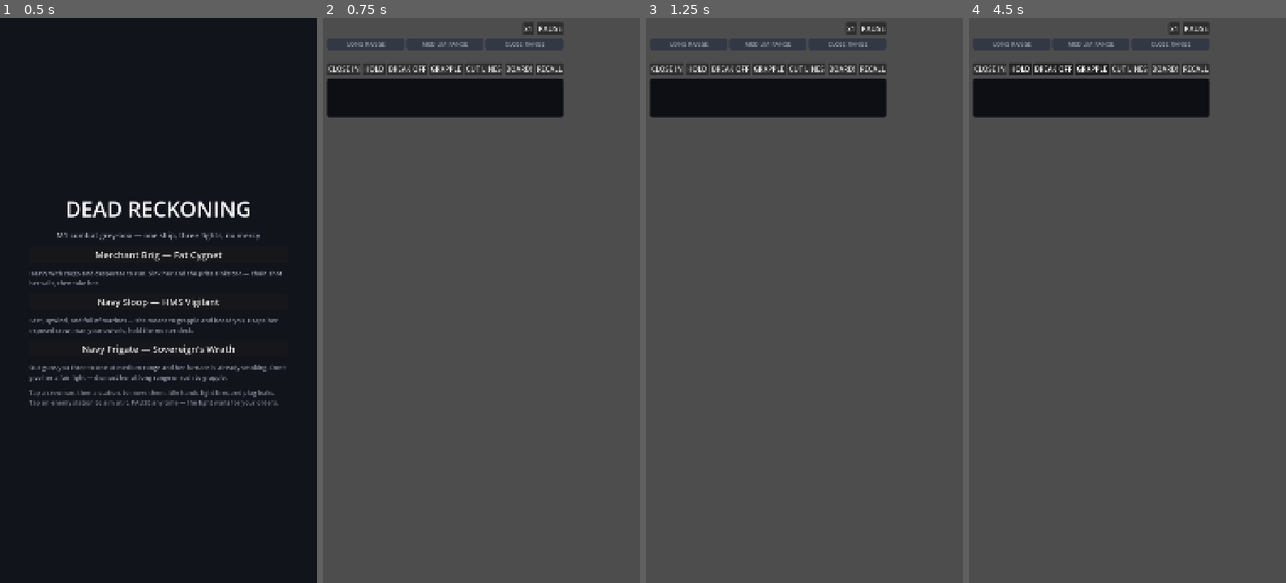
Above: before the commit, frames 1-4 (left to right).
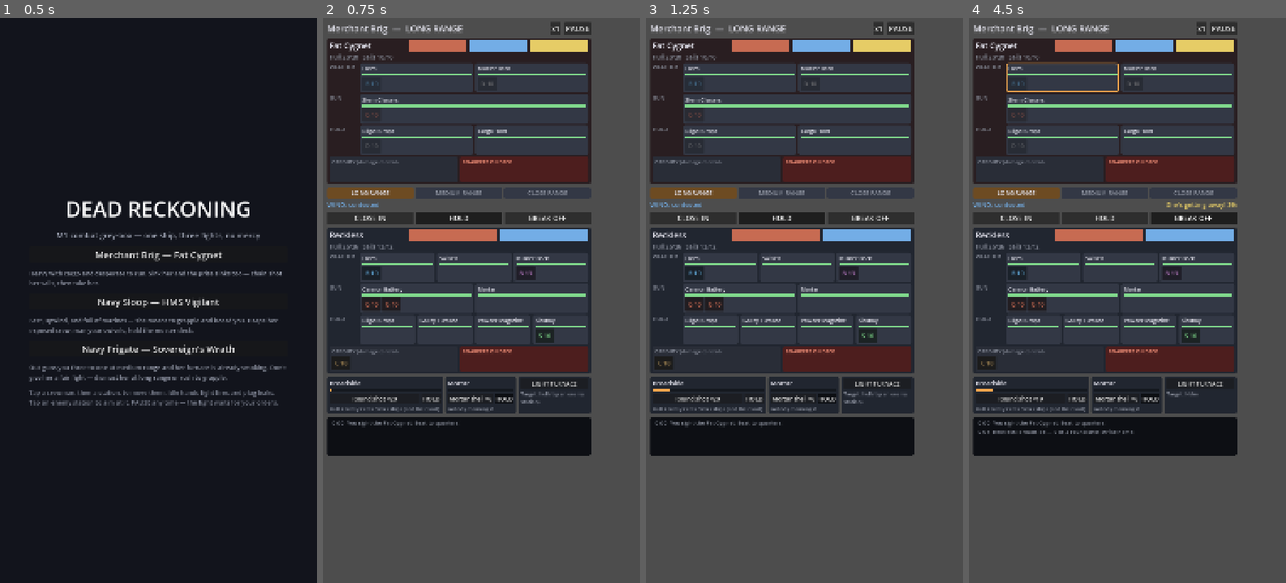
Above: after the commit, the same moments.

Repository: ziggyeye/spriteskit
Game: Godot game, scene res://src/Main.tscn
Two runs of this game, one before a commit and one after it. Both use one fixed random seed, a clock stepped at 60 frames per second and the inputs below.
Inputs (mouse positions are in pixels of both pictures, inside the frame that each line leads up to):
- Up to frame 1 (0.5 s): no input
- Up to frame 2 (0.75 s): click "Merchant Brig — Fat Cygnet" at 0.5 s
- Up to frame 3 (1.25 s): no input
- Up to frame 4 (4.5 s): click "x1" at 1.25 s; click "x2" at 2 s; click "HOLD" at 2.75 s; click "BREAK OFF" at 3.5 s; click (1092, 68) at 4.25 s, where only the run before the commit has a clickable "GRAPPLE"

Frame 1 is identical in both runs. In frame 2, 56% of the frame differs, in the area x 1-85%, y 0-78%; in frame 3, 56%; in frame 4, 56%.
Error before the commit: Parse Error: Cannot infer the type of "base" variable because the value doesn't have a set type. (res://src/battle_sim.gd:448)

Commit message:
Fix type-inference compile error in battle_sim
Indexing an untyped array literal returns Variant, so := could not infer
the accuracy base. Declare it as an explicit float. Renames base ->
base_acc to avoid shadowing.

Co-Authored-By: Claude Fable 5 <noreply@anthropic.com>
Claude-Session: https://claude.ai/code/session_01HBuRWAuEKqWJEqqKYPRP8c

Diff:
--- a/pirate-game/godot/src/battle_sim.gd
+++ b/pirate-game/godot/src/battle_sim.gd
@@ -445,8 +445,8 @@
 
 
 func _accuracy(shooter: Dictionary, target: Dictionary) -> float:
-	var base := [0.45, 0.65, 0.85, 0.9][band()]
-	var acc: float = base - evasion(target)
+	var base_acc: float = [0.45, 0.65, 0.85, 0.9][band()]
+	var acc: float = base_acc - evasion(target)
 	if gage_owner() == shooter["side"]:
 		acc += 0.05
 	return clampf(acc, 0.15, 0.95)
